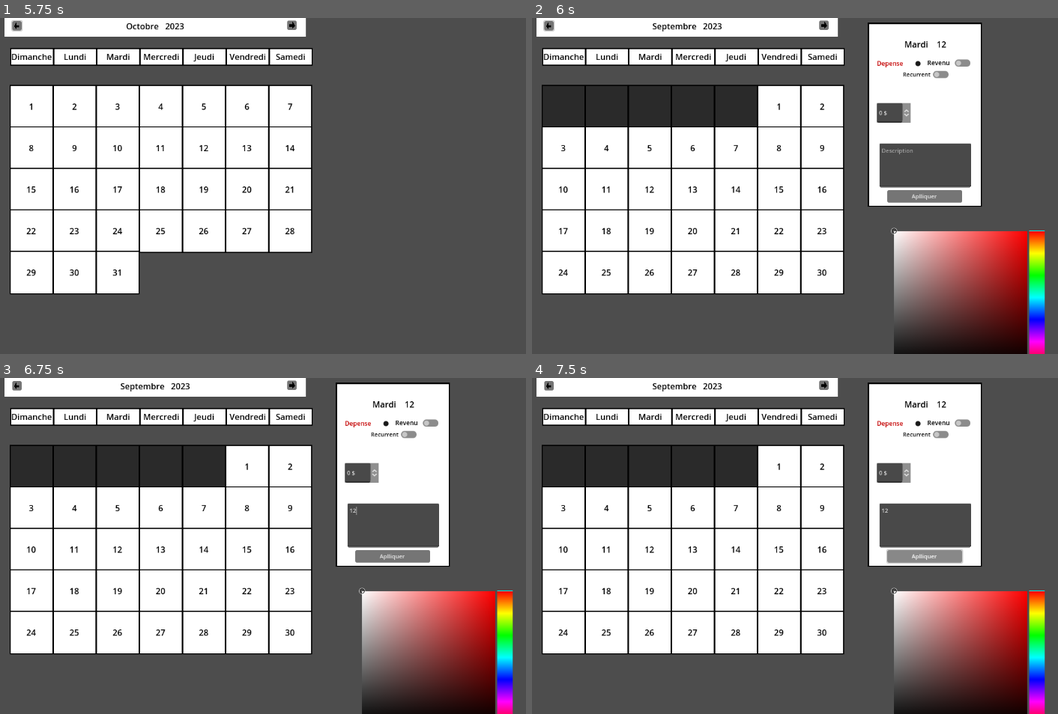
Above: before the commit, frames 1-4 (two rows, left to right).
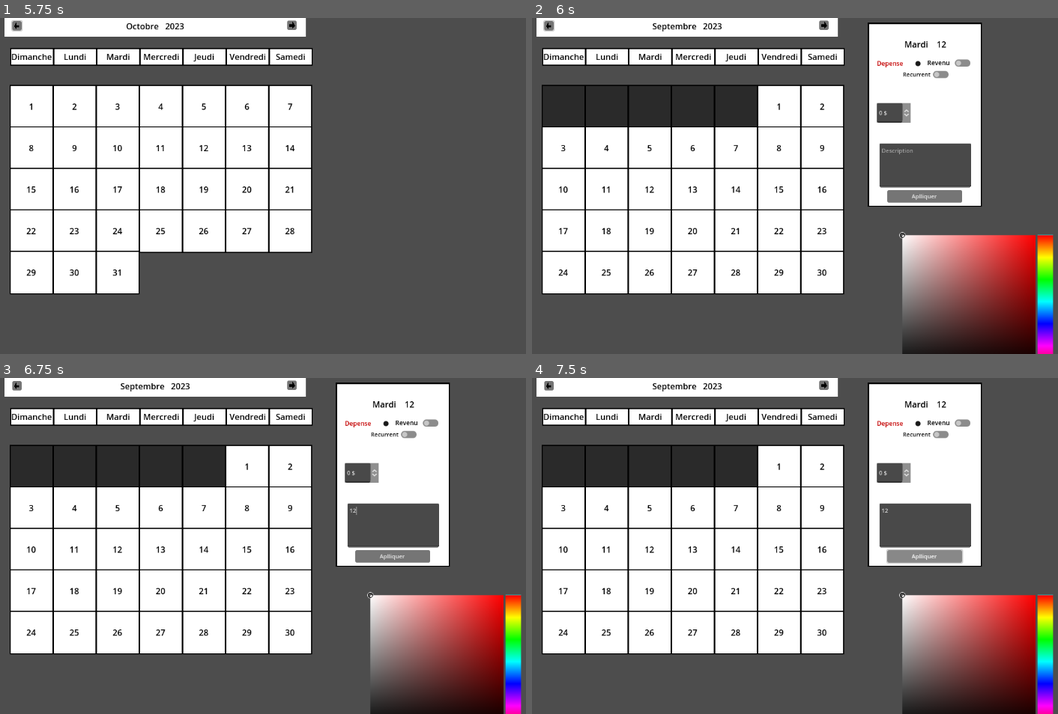
Above: after the commit, the same moments.

Repository: HYKidz/FinanceCalendar
Game: Godot game, scene res://Node/calendar.tscn
Same seed, same stepped clock (60 frames per second), same inputs: the game is played once before the commit and once after it.
Inputs (mouse positions are in pixels of both pictures, inside the frame that each line leads up to):
- Up to frame 1 (5.75 s): click (15, 24) at 0.5 s; click (289, 24) at 1.25 s; click (289, 24) at 2 s; click (15, 24) at 2.75 s; click (289, 24) at 3.5 s; click (15, 24) at 4.25 s; tap Enter at 5 s; move the mouse to (362, 169) at 5.02 s; press the mouse at (362, 169) at 5.03 s
- Up to frame 2 (6 s): tap Space at 5.75 s; move the mouse to (642, 202) at 5.77 s; release the mouse at (642, 202) at 5.78 s; click (642, 202) at 5.85 s
- Up to frame 3 (6.75 s): click (394, 525) at 6.52 s; type "12" at 6.6 s
- Up to frame 4 (7.5 s): click "Aplliquer" at 7.25 s

Frame 1 is identical in both runs. In frame 2, 2.6% of the frame differs, in the area x 68-100%, y 62-100%; in frame 3, 2.6%; in frame 4, 2.6%.

Commit message:
tout les deux vendredi
manque maintenemnp des calcules

Diff:
--- a/Node/info_panel.tscn
+++ b/Node/info_panel.tscn
@@ -293,10 +293,10 @@
 
 [node name="Color" type="ColorPicker" parent="."]
 layout_mode = 0
-offset_left = -63.0
-offset_top = 221.0
-offset_right = 191.0
-offset_bottom = 485.0
+offset_left = -47.0
+offset_top = 229.0
+offset_right = 199.0
+offset_bottom = 493.0
 edit_alpha = false
 sampler_visible = false
 color_modes_visible = false
--- a/Scripts/JourEnRow.gd
+++ b/Scripts/JourEnRow.gd
@@ -38,6 +38,12 @@
 
 
 func InstanceDate(m,y):
+	var nextmonth = current_month<m
+	if current_month ==12&&m==1:
+		nextmonth = true
+	elif current_month ==1 && m==12:
+		nextmonth =false
+
 	current_month = m
 	current_year=y
 	for n in date_node_array:
@@ -55,6 +61,7 @@
 		else :
 			var new_date = date_node.instantiate()
 			new_date.name = str(i-currentday)
+
 			new_date.Jour = i%7
 			new_date.Anne = y
 			new_date.Mois = m
@@ -62,26 +69,38 @@
 			container.add_child(new_date)
 	for i in calendrier_class.get_days_in_month(m,y) :
 		date_node_array[i+currentday].Date = i+1
-	Apply_Regle()
+	Apply_Regle(nextmonth)
 
 func Regle(m:Dictionary):
 	dict_regle.push_back(m)
-	Apply_Regle()
+	Apply_Regle(true)
 
-func Apply_Regle():
+func Apply_Regle(nm):
+	print(nm)
 	# var recuringWeekDay
 	for r in dict_regle:
-		# recuringWeekDay = r["jour_recurente"]
 		if r["recurent"]:
 			if !r["date_recurente"]:
 				for d in date_node_array.size():
 					var node = date_node_array[d]
-					if d%7 == r["jour"]&&node.is_in_group("date"):
-						# recuringWeekDay-=1
-						# print(calendrier_class.get_time_between_two_date(1,1,2000,1,1,2024))
-						node.Couleur = r["color"]
-						# if recuringWeekDay <= 0:
-						# 	recuringWeekDay=r["jour_recurente"]
+					if node.is_in_group("date"):
+						var dictinit ={
+							"year":r["anne"],
+							"month":r["mois"],
+							"day":r["date"]
+						}
+						var dictactu ={
+							"year":node.Anne,
+							"month":node.Mois,
+							"day":node.Date
+						}
+						var tempinit = Time.get_unix_time_from_datetime_dict(dictinit)
+						var tempactu = Time.get_unix_time_from_datetime_dict(dictactu)
+						var tempdif = (tempactu-tempinit)/86400
+
+						if d%7 == r["jour"]&&tempdif%r["jour_recurente"]==0&&tempdif>=0:
+							print(tempdif%r["jour_recurente"])
+							node.Couleur = r["color"]
 			else:
 				date_node_array[r["date"]+currentday-1].Couleur = r["color"]
 		else:
--- a/Scripts/calendar.gd
+++ b/Scripts/calendar.gd
@@ -50,7 +50,8 @@
 func Clicked(date):
 	info_panel.visible = true
 	info_panel._on_clicked_date(date.Date,date.Jour,date.Mois,date.Anne)
-	print(date)
+	# var temp = Time.get_datetime_string_from_unix_time(date.Anne-date.Mois-date.Date)
+	# print(temp)
 
 # func SetInfoDate(m:Dictionary):
 # 	info_panel.visible = false
--- a/Scripts/info_panel.gd
+++ b/Scripts/info_panel.gd
@@ -96,6 +96,8 @@
 
 
 func _on_button_pressed():
+	if jour_recurent ==0:
+		jour_recurent=1
 	var m ={
 		"depense":depense_b,
 		"recurent":recurent_b,
@@ -104,6 +106,7 @@
 		"heure": heure,
 		"date_recurente":date_b,
 		"jour_recurente":jour_recurent,
+		"jour_recurente_actuel":jour_recurent,
 		"date":date,
 		"jour":jour,
 		"mois":mois,
